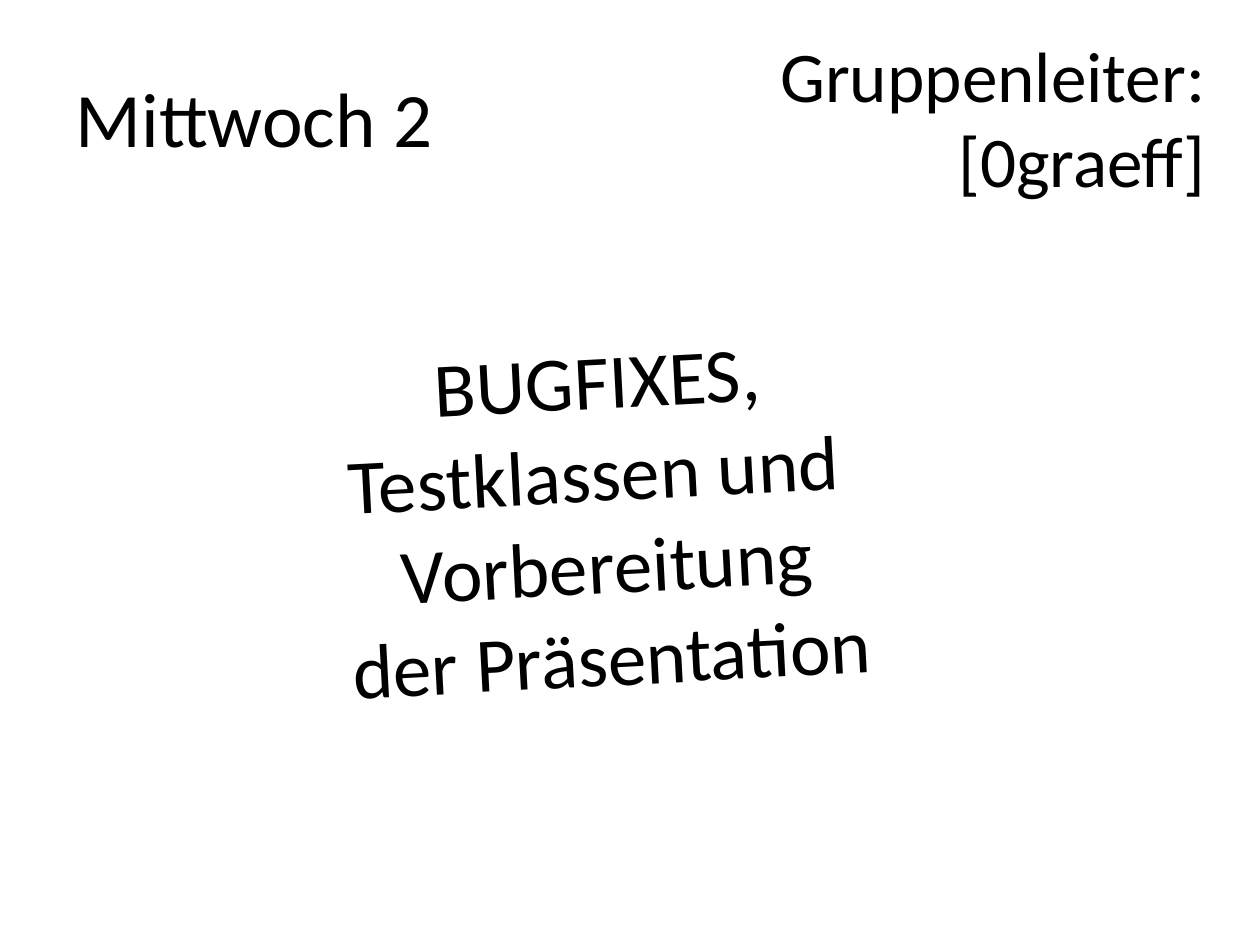
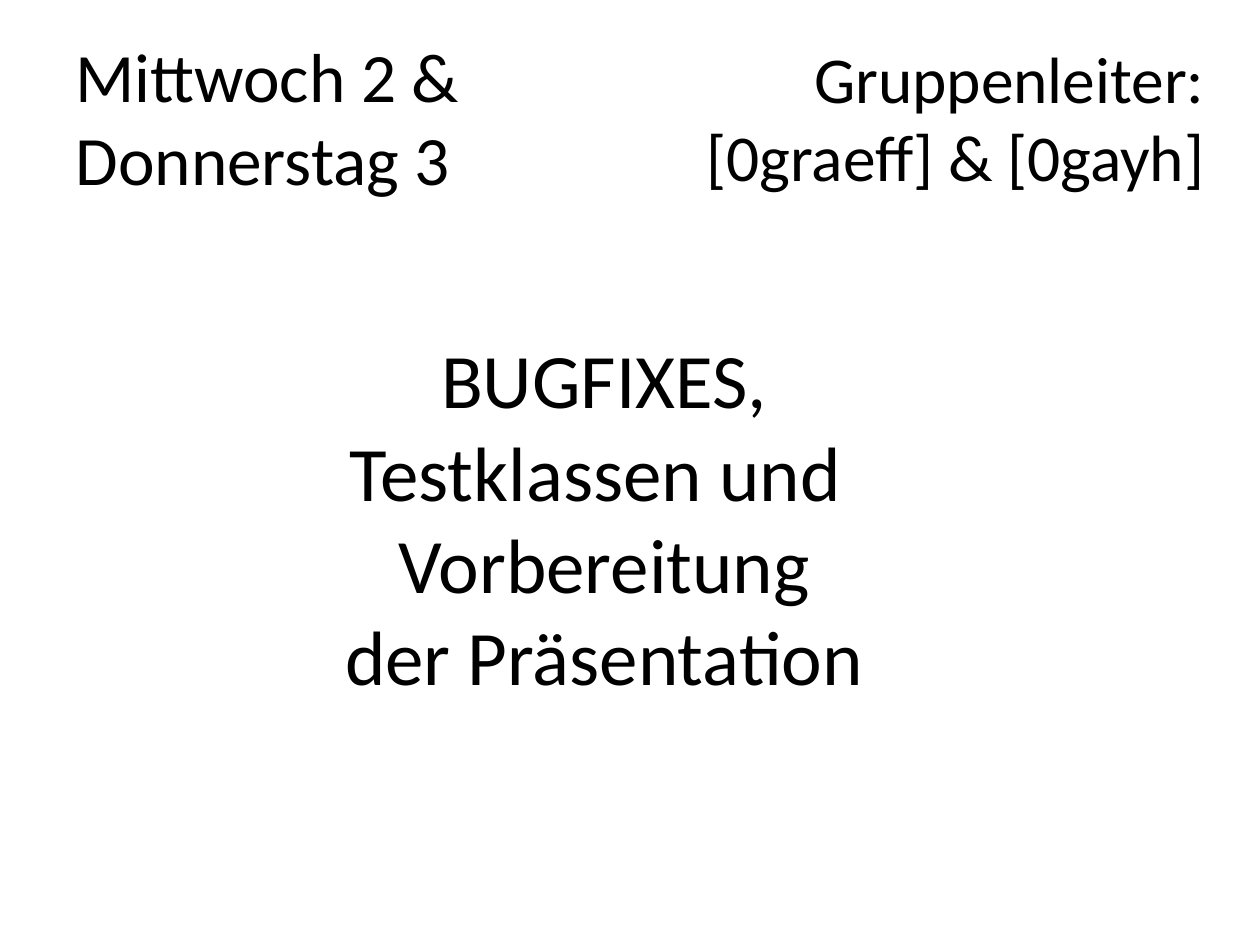
Before and after one commit to FlaShG/SEP12, a slide deck: slide 20 of vortraege/Präsentation_01.pptx (slide 18 before the commit). Drawn at 1260x945 pixels with LibreOffice and Linux fonts; fonts in the diff are those of the drawing. Boxes give left, top, right and bottom in pixels: in the first picture for what was removed or moved away, otherwise in the second. Text is boxed around its words. In the diff, an @@ line names an element or a change of style, - is before the commit and + after.

```diff
--- a/vortraege/Präsentation_01.pptx
+++ b/vortraege/Präsentation_01.pptx
@@ title at (76,54,450,197): text changed; size 44 to 39.6 pt @@
-Mittwoch 2
+Mittwoch 2 &
+Donnerstag 3
@@ text at (814,57,1204,114): size 40.7 to 37.4 pt in "Gruppenleiter:" @@
@@ text at (706,133,1204,193): text changed; size 40.7 to 37.4 pt @@
-[0graeff]
+[0graeff] & [0gayh]
@@ text "BUGFIXES, Testklassen und" at (345,358,863,686): rotation 357 to 0 degrees @@
```
Also in this commit, not shown: 5 other slides changed, 4 slides added, 1 slide removed.
